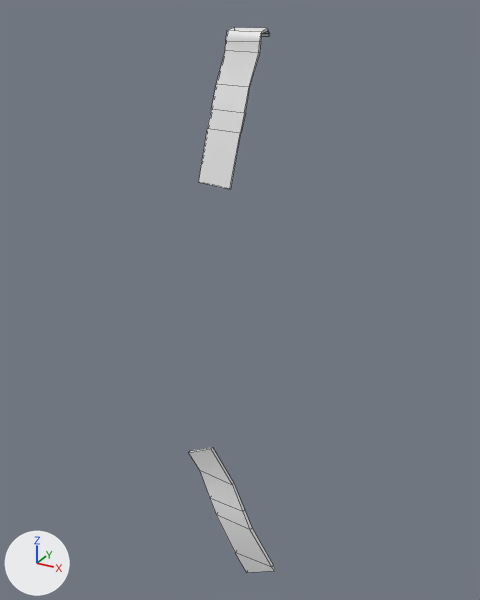
The FBX model Assets/Fbx/Vagon/Vagon_inventory/Vagon_inventory_medkit_Stamp_01.fbx as it was, and as the next commit left it.
Camera for both pictures: a 50 mm camera at (-0.5151, -0.202, 0.2111) aimed at (-0.5926, -0.0609, 0.1405). Every picture has the same lights, and +X, +Y and +Z are marked at lower left. Mesh edges are drawn as thin lines. Where no turn or scale is listed for an object, it has been applied to the vertices.

Names of what the first picture shows: 'Vagon_inventory_medkit_Stamp_01'.
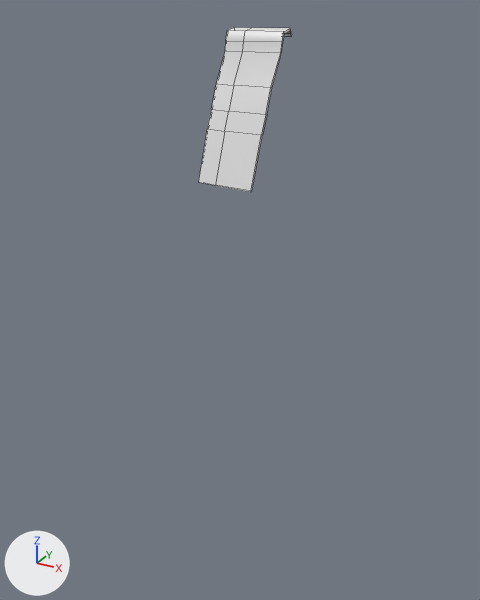
Changed parts and their boxes [x1, y1, x2, y2] in the pictures (480 x 600 px):
'Vagon_inventory_medkit_Stamp_01', reshaped (70% shorter): before [188, 27, 275, 572]; after [199, 27, 291, 192]
part 1 of me_vagon_inventory_medkit_stamp_01, deleted: before [188, 447, 275, 572]
part 2 of me_vagon_inventory_medkit_stamp_01, built on: before [206, 27, 270, 189]; after [206, 27, 291, 192]

Edits to the bpy script that builds the scene:
```text
Change me_vagon_inventory_medkit_stamp_01:
    used by ob_vagon_inventory_medkit_stamp_01; location = (-0.5759, 0.0, 0.0)
    remove me_vagon_inventory_medkit_stamp_01.from_pydata(...)  # 60 vertices, 43 faces; spans x -0.0271..0.0009, y -0.0743..-0.0505, z 0.06..0.2068
    add me_vagon_inventory_medkit_stamp_01.from_pydata(...)  # 47 vertices, 36 faces; spans x -0.026..-0.0085, y -0.066..-0.0505, z 0.1714..0.2068
    me_vagon_inventory_medkit_stamp_01 part 1: the loose piece of 24 vertices spanning x -0.0271..0.0009, y -0.0743..-0.0707, z 0.06..0.1002 is deleted
    me_vagon_inventory_medkit_stamp_01 part 2
    9 vertices are removed from x -0.0167..-0.0141, y -0.066..-0.051, z 0.1714..0.2062
    12 faces are deleted
    9 vertices move from x -0.0167..-0.0141, y -0.0654..-0.0512, z 0.1714..0.2068 to x -0.021..-0.0184, y -0.0651..-0.051, z 0.1716..0.2068
    15 vertices are added at x -0.021..-0.0085, y -0.066..-0.0508, z 0.1714..0.2068
    5 new vertices lie (0.0, 0.0006, 0.0) away from vertices in x -0.0111..-0.0093, y -0.066..-0.0546, z 0.1714..0.2038
    22 new faces join them
```
